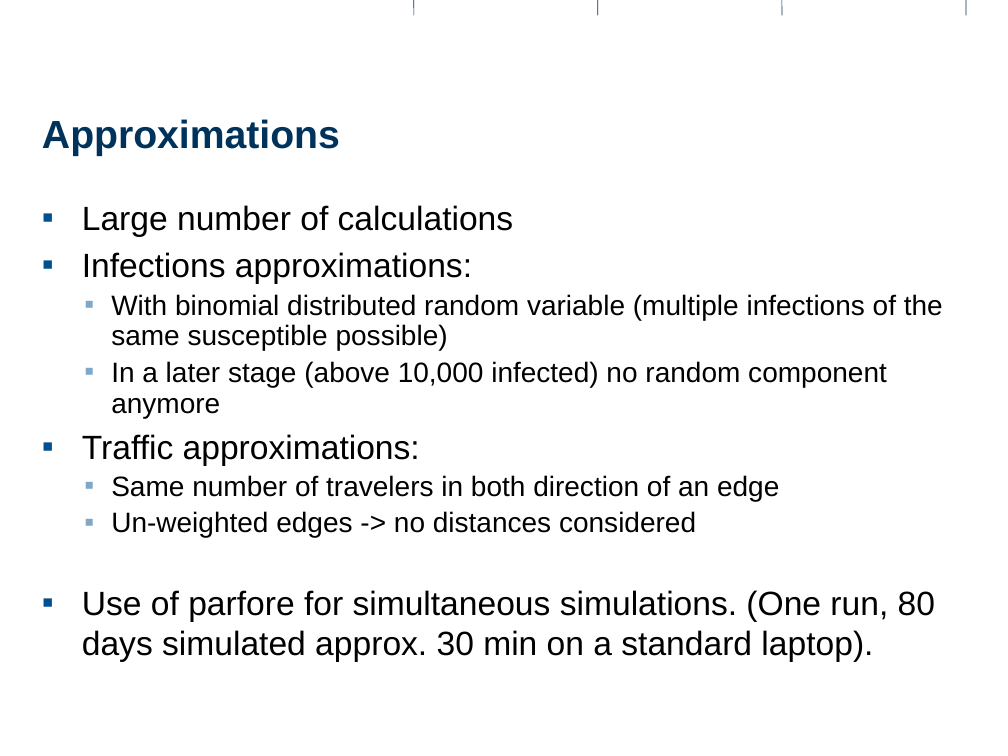
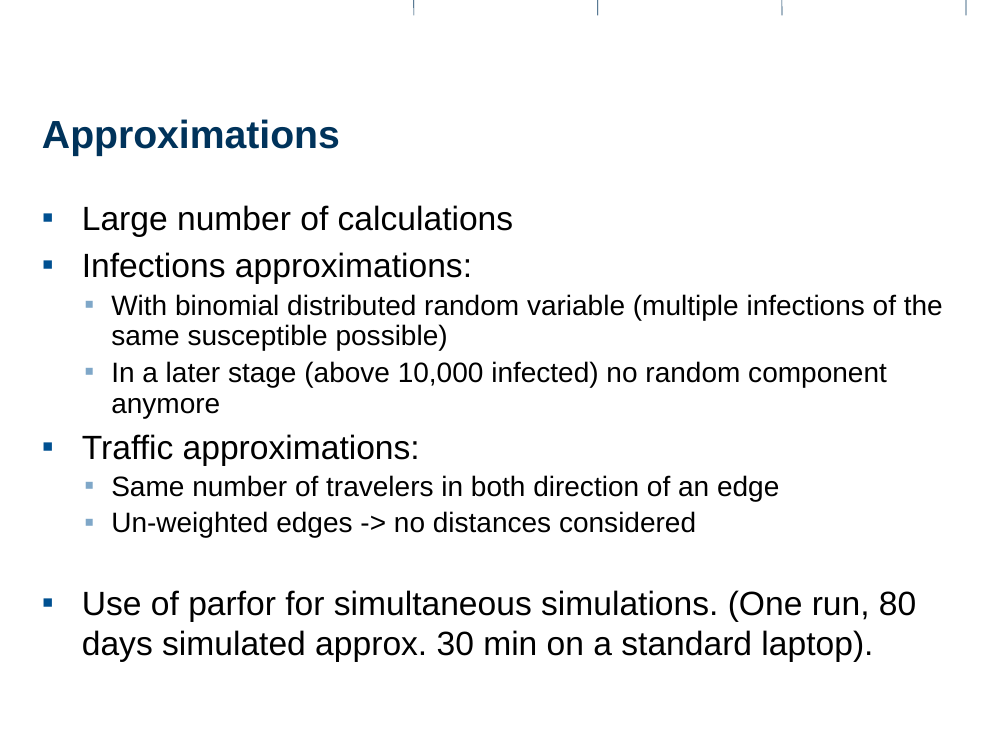
Before and after one commit to Pascal-Stucheli/Epidemic_Simulation_SS2012, a slide deck: slide 8 of presentation/Epicdemics_presentation.pptx. Drawn at 1008x756 pixels with LibreOffice and Linux fonts; fonts in the diff are those of the drawing; background and template pictures are left out. Boxes give left, top, right and bottom in pixels: in the first picture for what was removed or moved away, otherwise in the second. Text is boxed around its words. In the diff, an @@ line names an element or a change of style, - is before the commit and + after.

```diff
--- a/presentation/Epicdemics_presentation.pptx
+++ b/presentation/Epicdemics_presentation.pptx
@@ text at (x1=82, y1=590, x2=916, y2=662): text changed @@
-▪ Use of parfore for simultaneous simulations. (One run, 80 days simulated approx. 30 min on a standard laptop).
+▪ Use of parfor for simultaneous simulations. (One run, 80 days simulated approx. 30 min on a standard laptop).
```
Also in this commit, not shown: 3 other slides changed.
